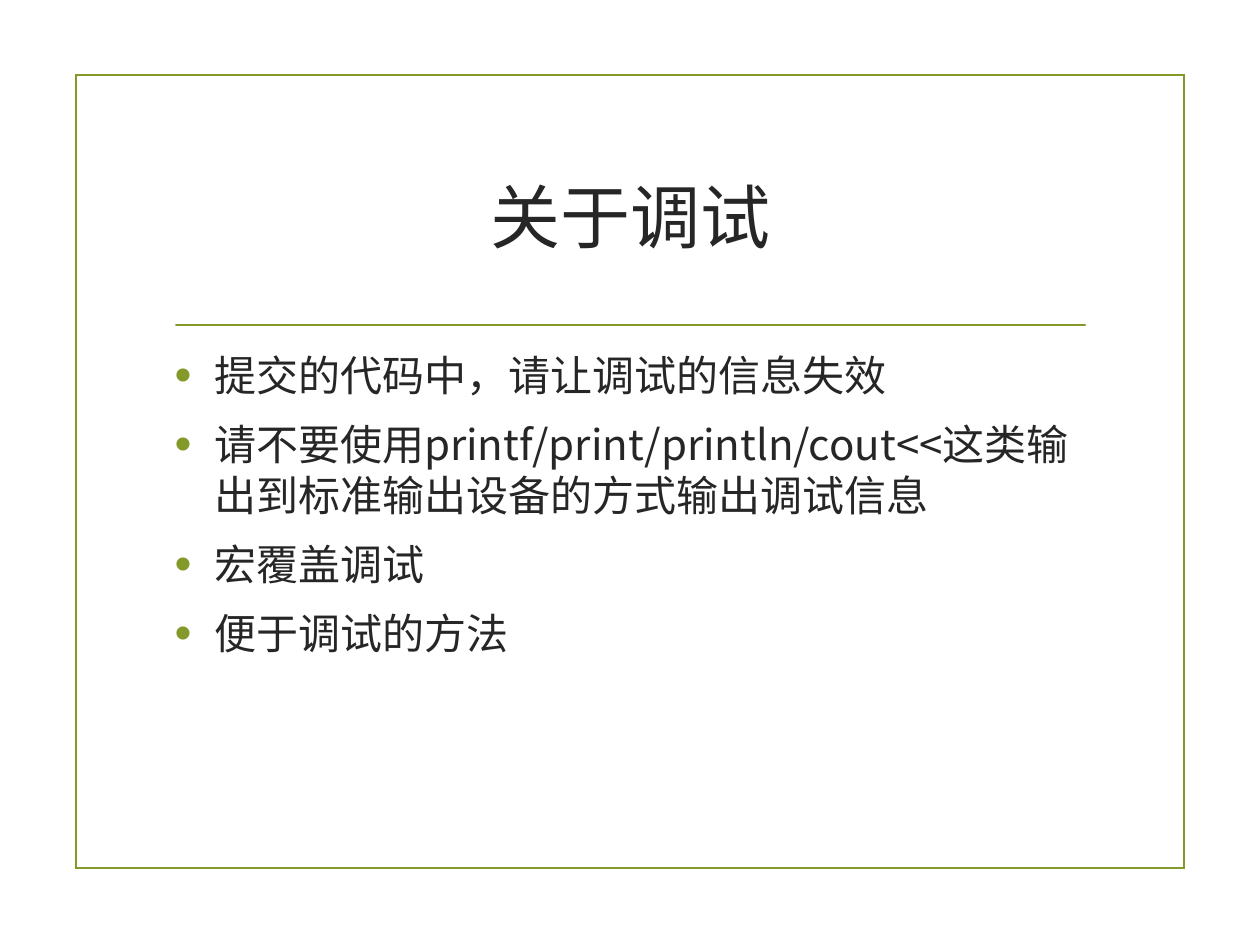
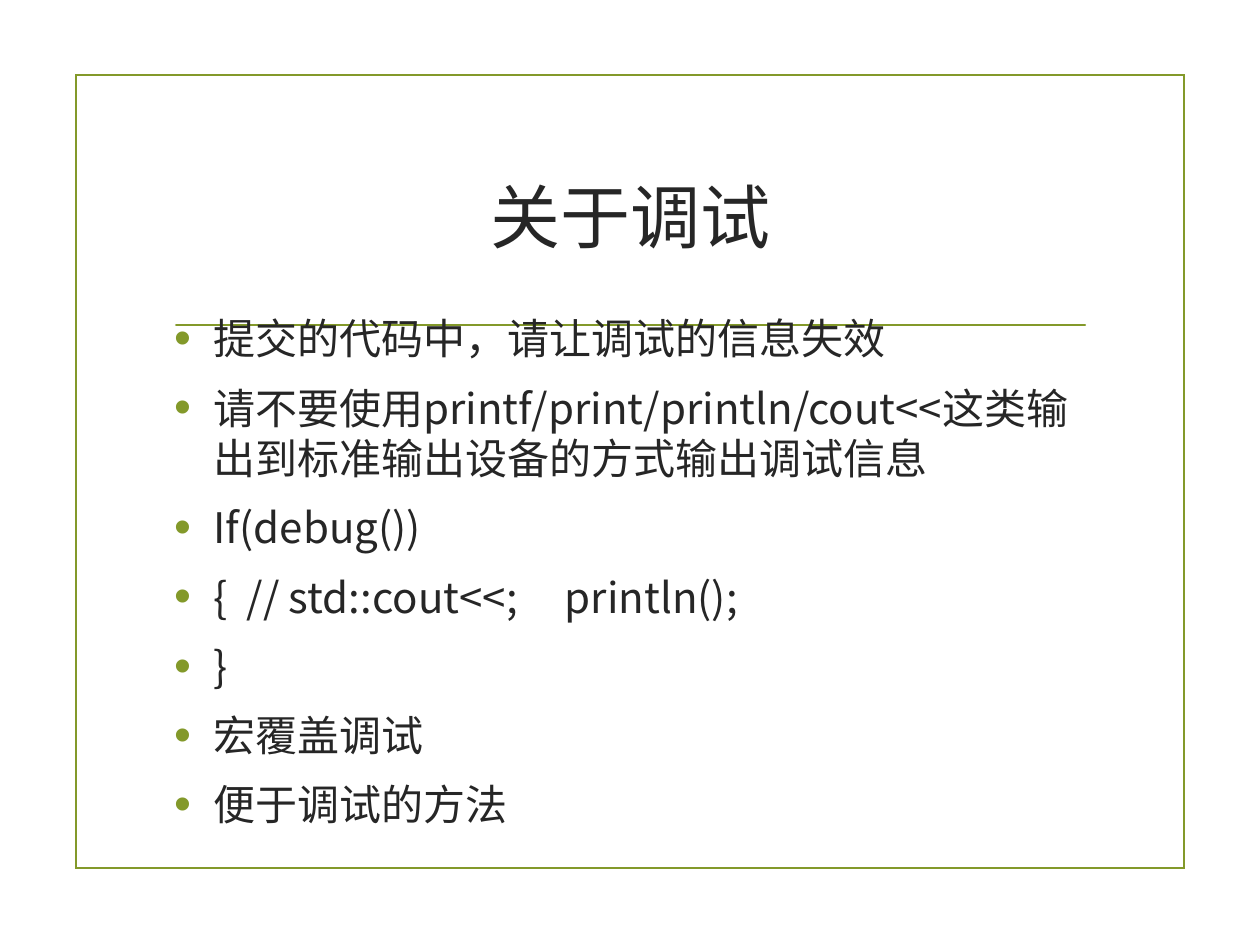
Before and after one commit to zuoshenghuang/curriculum, a slide deck: slide 46 of software/Ch_3_rules_demo.pptx. Drawn at 1260x945 pixels with LibreOffice and Linux fonts; fonts in the diff are those of the drawing; background and template pictures are left out. Boxes give left, top, right and bottom in pixels: in the first picture for what was removed or moved away, otherwise in the second. Text is boxed around its words. In the diff, an @@ line names an element or a change of style, - is before the commit and + after.

```diff
--- a/software/Ch_3_rules_demo.pptx
+++ b/software/Ch_3_rules_demo.pptx
@@ text "提交的代码中，请让调试的信息失效": place and size @@
-text "提交的代码中，请让调试的信息失效" at (214,355,1069,653)
+text "提交的代码中，请让调试的信息失效" at (214,318,1069,824)
@@ text at (214,509,738,623): paragraphs added @@
+• If(debug())
+• { // std::cout<<; println();
+• }
```
Also in this commit, not shown: 15 other slides changed, 1 slide added, 1 slide removed, 1 other file.
